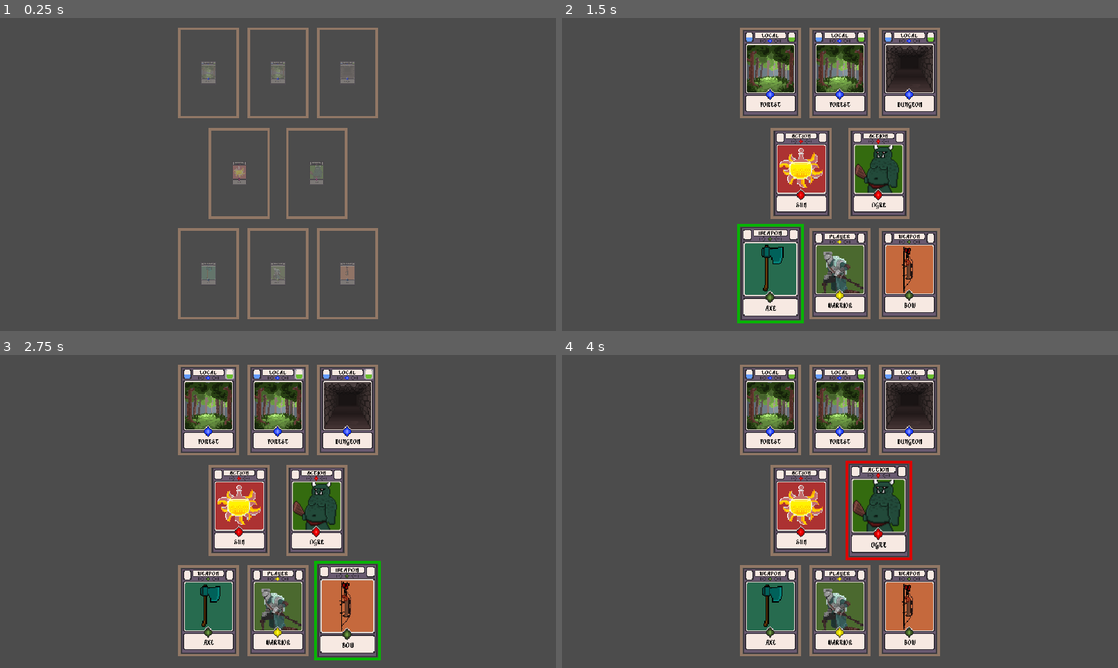
Above: before the commit, frames 1-4 (two rows, left to right).
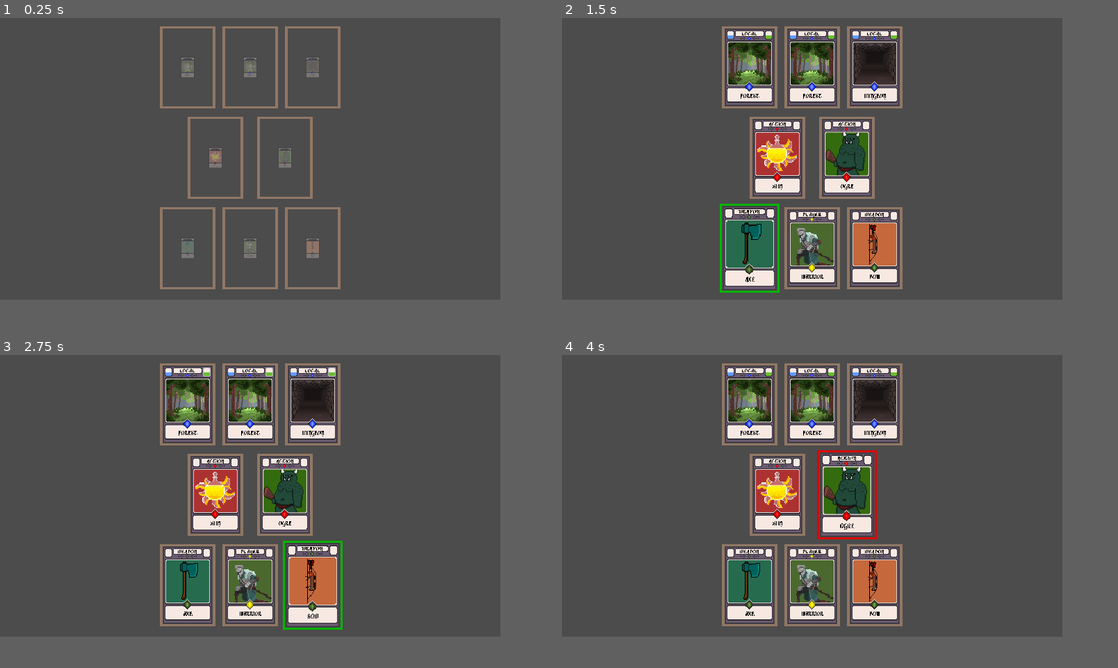
Above: after the commit, the same moments.

Repository: kdds22/Crawler-Card-RPG
Game: Godot game, scene res://scenes/MainCore.tscn
Same seed, same stepped clock (60 frames per second), same inputs: the game is played once before the commit and once after it.
Inputs (mouse positions are in pixels of both pictures, inside the frame that each line leads up to):
- Up to frame 1 (0.25 s): no input
- Up to frame 2 (1.5 s): move the mouse to (840, 274) at 0.52 s; press the mouse at (840, 274) at 0.53 s; move the mouse to (773, 271) at 1.27 s; release the mouse at (773, 271) at 1.28 s; click (773, 271) at 1.35 s
- Up to frame 3 (2.75 s): tap Enter at 2 s; move the mouse to (344, 608) at 2.02 s; press the mouse at (344, 608) at 2.03 s
- Up to frame 4 (4 s): move the mouse to (801, 508) at 2.77 s; release the mouse at (801, 508) at 2.78 s; click (801, 508) at 2.85 s; move the mouse to (878, 508) at 3.52 s; press the mouse at (878, 508) at 3.53 s
The window is 800x450 before the commit and 720x405 after it. Grey fills any space a smaller window leaves; there, only what the larger window draws over its background counts as a difference.

The runs differ from the first frame. In frame 1, 7.5% of the frame differs, in the area x 28-68%, y 2-97%; in frame 2, 29%; in frame 3, 29%, in the area x 28-69%, y 2-98%; in frame 4, 29%.

Commit message:
Iniciada Movimentacao das Cartas apos serem escolhidas (atraves do Mouse) - Progresso no controle de aproximacao do objetivo-item

Diff:
--- a/project.godot
+++ b/project.godot
@@ -28,8 +28,6 @@
 
 window/size/width=720
 window/size/height=405
-window/size/test_width=1366
-window/size/test_height=720
 window/stretch/mode="2d"
 window/stretch/aspect="keep"
 
--- a/scenes/CardBase.tscn
+++ b/scenes/CardBase.tscn
@@ -50,11 +50,10 @@
 "values": [ Color( 1, 1, 1, 0 ), Color( 1, 1, 1, 1 ), Color( 1, 1, 1, 0 ) ]
 }
 
-[sub_resource type="RectangleShape2D" id=3]
+[sub_resource type="RectangleShape2D" id=5]
 extents = Vector2( 29, 46 )
 
-[sub_resource type="Animation" id=4]
-resource_name = "out"
+[sub_resource type="Animation" id=6]
 length = 0.8
 tracks/0/type = "value"
 tracks/0/path = NodePath(".:scale")
@@ -95,8 +94,7 @@
 } ]
 }
 
-[sub_resource type="Animation" id=5]
-resource_name = "out_2"
+[sub_resource type="Animation" id=7]
 length = 0.5
 tracks/0/type = "value"
 tracks/0/path = NodePath(".:scale")
@@ -284,17 +282,16 @@
 centered = false
 
 [node name="Anim" type="AnimationPlayer" parent="Sprite/TextureProgressItem"]
-anims/signal = SubResource( 8 )
+anims/signal = SubResource( 4 )
 
 [node name="CollisionShape2D" type="CollisionShape2D" parent="."]
-visible = false
 position = Vector2( 0, -1 )
-shape = SubResource( 3 )
+shape = SubResource( 5 )
 
 [node name="Anim" type="AnimationPlayer" parent="."]
 autoplay = "start"
-anims/out = SubResource( 4 )
-anims/out_2 = SubResource( 5 )
-anims/start = SubResource( 6 )
+anims/out = SubResource( 6 )
+anims/out_2 = SubResource( 7 )
+anims/start = SubResource( 8 )
 [connection signal="mouse_entered" from="." to="." method="_on_CardBase_mouse_entered"]
 [connection signal="mouse_exited" from="." to="." method="_on_CardBase_mouse_exited"]
--- a/scenes/MainCore.tscn
+++ b/scenes/MainCore.tscn
@@ -1,7 +1,11 @@
-[gd_scene load_steps=3 format=2]
+[gd_scene load_steps=5 format=2]
 
 [ext_resource path="res://scripts/MainCore.gd" type="Script" id=1]
 [ext_resource path="res://scripts/CardsTable.gd" type="Script" id=2]
+[ext_resource path="res://scripts/Mouse.gd" type="Script" id=3]
+
+[sub_resource type="CircleShape2D" id=1]
+radius = 1.0
 
 [node name="MainCore" type="Node2D"]
 script = ExtResource( 1 )
@@ -51,5 +55,12 @@
 ]]
 position = Vector2( 450, 71 )
 
-[node name="CardsTable" type="Node" parent="."]
+[node name="CardsTable" type="Node2D" parent="."]
 script = ExtResource( 2 )
+
+[node name="Mouse" type="Area2D" parent="."]
+script = ExtResource( 3 )
+
+[node name="CollisionShape2D" type="CollisionShape2D" parent="Mouse"]
+shape = SubResource( 1 )
+[connection signal="body_entered" from="Mouse" to="Mouse" method="_on_Mouse_body_entered"]
--- a/scripts/CardBase.gd
+++ b/scripts/CardBase.gd
@@ -21,6 +21,7 @@
 # Fim da Propriedade das Cartas
 # =====================================================
 
+var initial_position : Vector2
 
 var focused = false # usado pra indicar uma carta
 var clicked = false # usado como um FLAG de clique unico
@@ -83,14 +84,34 @@
 
 # Função pra Executar qualquer ação de "entrada" sobre a carta
 # Normalmente ações com o Mouse
-func _input(event):
+func _unhandled_input(event: InputEvent) -> void:
 	if event.is_action_pressed("click"):
 		if focused and event is InputEventMouseButton:
 #			print("______________ Input CARD _______________")
 #			print("Tipo: " + card_type + " - Nome: " + card_name + " - Grupos: " , self.get_groups())
-			if card_type == "Local" and clicked == false:
-				get_node("../../..").card_clicked(self) # MainCore.gd
-				clicked = true
+			if not clicked:
+				if card_type == "Local":
+					get_node("../../..").card_clicked(self) # MainCore.gd
+					clicked = true
+				if card_type == "Action":
+					print("Carta de AÇÃO -> ",card_name)
+					if card_description == "Potion":
+						clicked = true
+						z_index = 1
+				if card_type == "Weapon":
+					clicked = true
+					z_index = 1
+	if event.is_action_released("click"):
+		position = initial_position
+		clicked = false
+		focused = false
+		z_index = 0
+	if clicked and event is InputEventMouseMotion:
+		if card_type == "Weapon":
+#			global_position = get_node("/root/MainCore/Mouse").global_position
+			global_position = get_global_mouse_position()
+		if card_type == "Action" and card_description == "Potion":
+			global_position = get_global_mouse_position()
 #			print(event)
 
 	pass # func _input
@@ -98,6 +119,7 @@
 
 # Chamado ao Instanciar uma Carta
 func _ready() -> void:
+	print(position, name)
 	$Sprite/TextureProgressGoal.value = card_distance_goal
 	$Sprite/TextureProgressItem.value = card_distance_special_item
 	pickable(false)
@@ -124,6 +146,7 @@
 	set_name_type(value["Type"])
 	set_image_type(value["Image"])
 	set_name_desc(value["Name"])
+	set_description(value["Description"])
 	set_card_group(value["Group"])
 	set_card_index(value["Index"])
 	set_card_distance_goal(value["Distance_Goal"])
@@ -160,7 +183,7 @@
 	pass # func set_card_group
 
 
-#SET-GET do NOME da Carta
+#SET-GET do TIPO da Carta
 func set_name_type(value : String) -> void:
 	card_type = value
 	$Sprite/NameType.text = value
@@ -179,12 +202,19 @@
 	pass # func set_image_type
 
 
-#SETagem da DESCRICAO da Carta
+#SETagem do NOME da Carta
 func set_name_desc(value : String) -> void:
 	card_name = value
 	$Sprite/NameDesc.text = value
 
 	pass # func set_name_desc
+
+
+#SETagem da DESCRICAO da Carta
+func set_description(value : String) -> void:
+	card_description = value
+
+	pass # func set_description
 
 
 #SETagem dos CRISTAIS da Carta
@@ -227,6 +257,7 @@
 # Referencia a Carta que esta sendo "DES"FOCADA
 func _on_CardBase_mouse_exited() -> void:
 	focused = false
+	clicked = false
 	get_parent().scale = Vector2(1.1,1.1)
 	get_parent().self_modulate = Color(1,1,1)
 
--- a/scripts/CardsTable.gd
+++ b/scripts/CardsTable.gd
@@ -1,8 +1,9 @@
-extends Node
+extends Node2D
 
 
 onready var all_pos = $"..".get_node("Cards").get_children()
 onready var pre_card_moldura = preload("res://scenes/CardSlot.tscn")
+
 
 # Called when the node enters the scene tree for the first time.
 func _ready() -> void:
--- a/scripts/MainCore.gd
+++ b/scripts/MainCore.gd
@@ -48,7 +48,7 @@
 	var info = card.get_info_card() # printa a INFO da Carta
 	var new_card : Array
 	if info["Type"] == "Local":
-		new_card = CardManager.local_card_clicked(info, card.get_parent(), card.focused)
+		new_card = CardManager.local_card_clicked(info, card.get_parent(), info["Index"])
 #		print("N O V A   C A R T A ====> ",new_card)
 		for i in len(new_card):
 			add_new_card(new_card[i], card.get_parent(), new_card[i]["Index"])
--- /dev/null
+++ b/scripts/Mouse.gd
@@ -0,0 +1,23 @@
+extends Area2D
+
+var pre_focus : Dictionary
+var pos_focus : Dictionary
+
+var clicking : bool
+
+# Called when the node enters the scene tree for the first time.
+func _ready() -> void:
+	pass # Replace with function body.
+
+
+
+func _process(delta: float) -> void:
+
+	position = get_global_mouse_position()
+
+	pass
+
+
+func _on_Mouse_body_entered(body: PhysicsBody2D) -> void:
+	print(body.get_info_card())
+	pass # Replace with function body.
--- a/scripts/global/CardManager.gd
+++ b/scripts/global/CardManager.gd
@@ -100,15 +100,18 @@
 	var type := "Weapon"
 	var name : String
 	var image : String
+	var description : String
 	var weapon_chance = CoreSystemManager.get_chance()
 	if weapon_chance < 50:
 		name = "Bow"
+		description = "Long"
 		image = image_item_weapon[0]
 	elif weapon_chance >= 50:
 		name = "Axe"
+		description = "Short"
 		image = image_item_weapon[1]
 
-	var weapon = return_card_info(type, name, image, group, 0, "", false, Color(.05,1.5,.05,1), index, 0, 0)
+	var weapon = return_card_info(type, name, image, group, 0, description, false, Color(.05,1.5,.05,1), index, 0, 0)
 	#Tipo, Nome, Imagem, Group, Power, Description, Has_Item, Moldure_Color, Index, Distance_Goal, Distance_Special_Item
 
 	match group:
@@ -127,11 +130,14 @@
 	var name : String
 	var image : String
 	var action_chance = CoreSystemManager.get_chance()
+	var description : String
 	if action_chance < 60:
 		name = "Ogre"
+		description = "Enemy"
 		image = image_action_monster[0]
-	elif action_chance >= 50:
+	elif action_chance >= 60:
 		var potion_chance = CoreSystemManager.get_chance()
+		description = "Potion"
 		if potion_chance < 50:
 			name = "Moon"
 			image = image_action_potion[0]
@@ -139,7 +145,7 @@
 			name = "Sun"
 			image = image_action_potion[1]
 
-	var action = return_card_info(type, name, image, group, 0, "", false, Color(1.5,.05,.05,1), index, 0, 0)
+	var action = return_card_info(type, name, image, group, 0, description, false, Color(1.5,.05,.05,1), index, 0, 0)
 	#Tipo, Nome, Imagem, Group, Power, Description, Has_Item, Moldure_Color, Index, Distance_Goal, Distance_Special_Item
 
 	match group:
@@ -158,18 +164,21 @@
 	var type := "Local"
 	var name : String
 	var image : String
+	var description : String
 	var local_chance : int
 	local_chance = CoreSystemManager.get_chance()
 	if local_chance < 50:
 		name = "Dungeon"
+		description = "Dark"
 		image = image_local[0]
 	elif local_chance >= 50:
 		name = "Forest"
+		description = "Light"
 		image = image_local[1]
 
-	var start_distances : Array = CoreSystemManager.start_card_distance()
-
-	var local = return_card_info(type, name, image, group, 0, "", false, Color(.05,.05,1.5,1), index, start_distances[0], start_distances[1])
+	var start_distances : Array = CoreSystemManager.start_card_distance(false, 0)
+
+	var local = return_card_info(type, name, image, group, 0, description, false, Color(.05,.05,1.5,1), index, start_distances[0], start_distances[1])
 	#Tipo, Nome, Imagem, Group, Power, Description, Has_Item, Moldure_Color, Index, Distance_Goal, Distance_Special_Item
 
 	match group:
@@ -188,12 +197,14 @@
 	var type := "Player"
 	var name : String
 	var image : String
+	var description : String
 	var player_chance = CoreSystemManager.get_chance()
 	if player_chance >= 0:
 		name = "Warrior"
+		description = "Melee"
 		image = image_player[0]
 
-	var player = return_card_info(type, name, image, group, 0, "", false, Color(1.5,1.5,.05,1), index, 0, 0)
+	var player = return_card_info(type, name, image, group, 0, description, false, Color(1.5,1.5,.05,1), index, 0, 0)
 	#Tipo, Nome, Imagem, Group, Power, Description, Has_Item, Moldure_Color, Index, Distance_Goal, Distance_Special_Item
 
 	ref_player = player
@@ -207,22 +218,49 @@
 
 
 # Retorna um Local aleatorio se puder
-func random_local(info : Dictionary, change : bool) -> Dictionary:
+func random_local(info : Dictionary, change : bool, index : int) -> Dictionary:
 #func random_local(index : int, group : String, change : bool) -> Dictionary:
 
+	print()
+	print("Antes de continuar o Random_Local: Goal -> ",CoreSystemManager.goal_distance,", SpecialItem -> ",CoreSystemManager.special_item_distance)
+	print()
+
 	var type := "Local"
 	var name : String
 	var image : String
 	var local_chance : int
 
-	if info["Distance_Goal"] > info["Distance_Special_Item"]:
-		CoreSystemManager.increment_quest_distance()
+	var distance_goal : int = CoreSystemManager.goal_distance
+	var distance_special_item : int = CoreSystemManager.special_item_distance
+
+	if info["Index"] == index:
+		print()
+		print("Focado ", info["Index"])
+		print()
+		if info["Distance_Goal"] > info["Distance_Special_Item"]:
+			CoreSystemManager.increment_quest_distance()
+			CoreSystemManager.actual_focus_distance = 0
+		else:
+			CoreSystemManager.increment_special_item_distance()
+			CoreSystemManager.actual_focus_distance = 1
+
+		distance_goal = CoreSystemManager.goal_distance
+		distance_special_item = CoreSystemManager.special_item_distance
 	else:
-		CoreSystemManager.increment_special_item_distance()
-
-	var distance_goal = CoreSystemManager.goal_distance
-	var distance_special_item = CoreSystemManager.special_item_distance
-
+		print()
+		print("Não Focado: ", info["Index"])
+		print()
+		var goal_item
+		if info["Distance_Goal"] > info["Distance_Special_Item"]:
+			goal_item = 0
+		else:
+			goal_item = 1
+		var distance = CoreSystemManager.start_card_distance(true, goal_item)
+		distance_goal = distance[0]
+		distance_special_item = distance[1]
+	print()
+	print("Index: ",info["Index"], " - ",distance_goal, ", ", distance_special_item)
+	print()
 	if change:
 		local_chance = CoreSystemManager.get_chance()
 		if local_chance < 50:
@@ -254,7 +292,7 @@
 
 
 # Chamado ao clicar em uma Carta de Movimentação (LOCAL)
-func local_card_clicked(value : Dictionary, pos_table : Sprite, focused : bool) -> Array:
+func local_card_clicked(value : Dictionary, pos_table : Sprite, index : int) -> Array:
 	CoreSystemManager.set_actual_local_card(value)
 
 	var return_array_local : Array = []
@@ -271,15 +309,15 @@
 
 			if local_or_item == "Local":
 #				return_local = random_local(ref_move[i]["Index"], ref_move[i]["Group"], true)
-				return_local = random_local(ref_move[i], true)
+				return_local = random_local(ref_move[i], true, index)
 			elif local_or_item == "Item": # chamar um ITEM ao inves de um LOCAL (futuramente)
 #				return_local = random_local(ref_move[i]["Index"], ref_move[i]["Group"], true)
-				return_local = random_local(ref_move[i], true)
+				return_local = random_local(ref_move[i], true, index)
 
 		else:
 			value = ref_move[i]
 #			return_local  = value
-			return_local = random_local(ref_move[i], false)
+			return_local = random_local(ref_move[i], false, index)
 #			return_local = random_local(ref_move[i]["Index"], ref_move[i]["Group"], false)
 
 		return_array_local.append(return_local)
--- a/scripts/global/CoreSystemManager.gd
+++ b/scripts/global/CoreSystemManager.gd
@@ -19,6 +19,9 @@
 var special_item_distance : int = 0
 var actual_distance_difficulty : int = 0
 
+var actual_focus_distance : int = 0 # 0 = Goal , 1 = Special_Item
+
+
 ##### FIM DO CONTROLE MUTÁVEL #####
 
 ################################################################################################################
@@ -38,6 +41,13 @@
 	return int(rand_range(1,100))
 
 	pass # func get_chance
+
+
+func get_goal_or_specialItem() -> int:
+	if get_chance() <= 50:
+		actual_focus_distance = 1
+	else: actual_focus_distance = 0
+	return actual_focus_distance
 
 
 # Retorna a possibilidade de ser um Cenario ou um Item
@@ -101,11 +111,27 @@
 
 
 # Inicializa valores para
-func start_card_distance() -> Array:
+func start_card_distance(new : bool, goal_item : int) -> Array:
+	if new:
+		if goal_item == actual_focus_distance:
+			if actual_focus_distance == 0:
+				increment_quest_distance()
+			elif actual_focus_distance == 1:
+				increment_special_item_distance()
+		else:
+			set_new_values_goal_item()
+	else:
+		set_new_values_goal_item()
+	print()
+	print(goal_distance," <-> ",special_item_distance)
+	print()
+	return [goal_distance, special_item_distance]
+
+
+func set_new_values_goal_item() -> void:
 	if get_chance() <= 50:
 		goal_distance = 51
 		special_item_distance = 49
 	else:
 		special_item_distance = 51
 		goal_distance = 49
-	return [goal_distance, special_item_distance]
Not shown: 4 places in scenes/CardBase.tscn that only renumber resources
